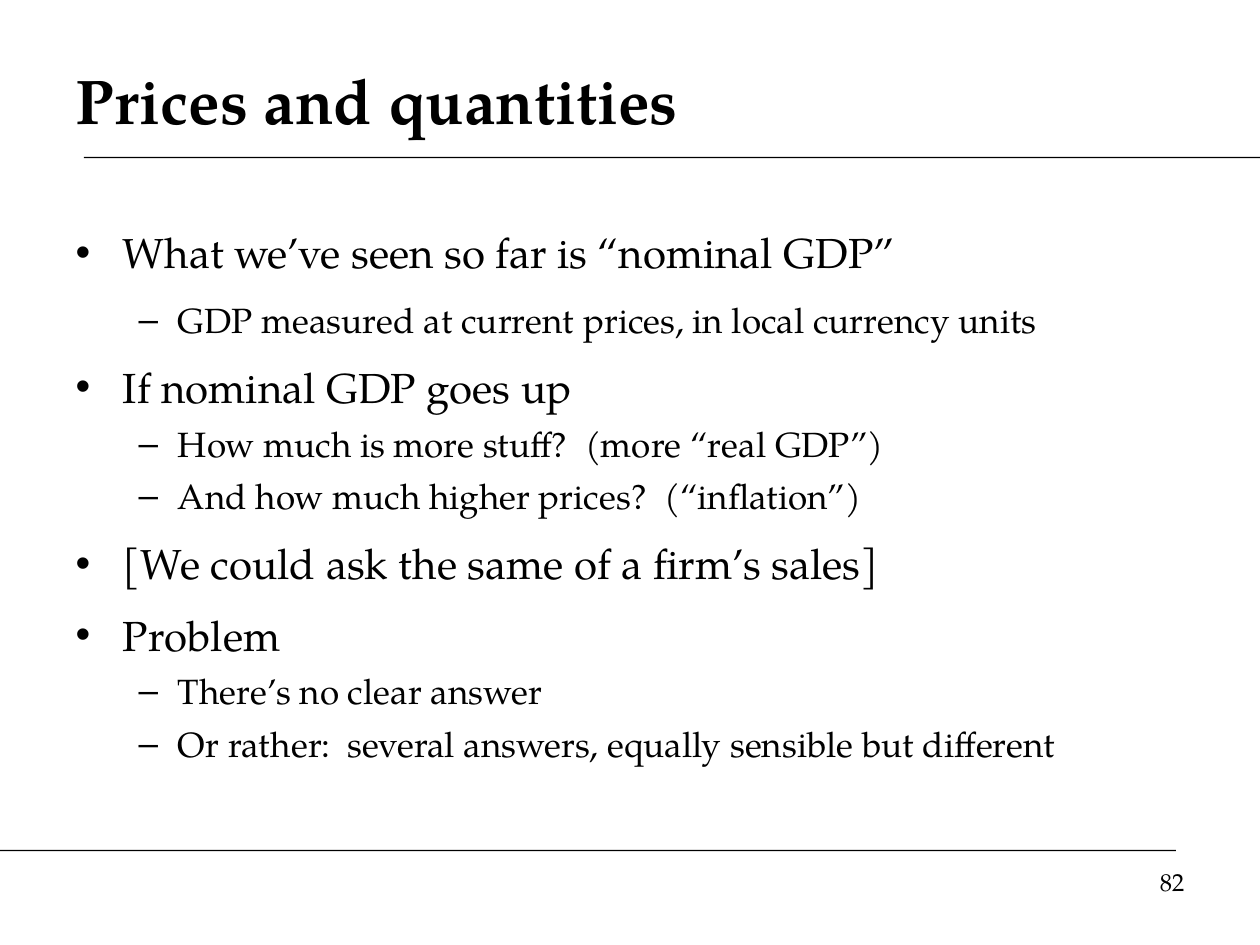
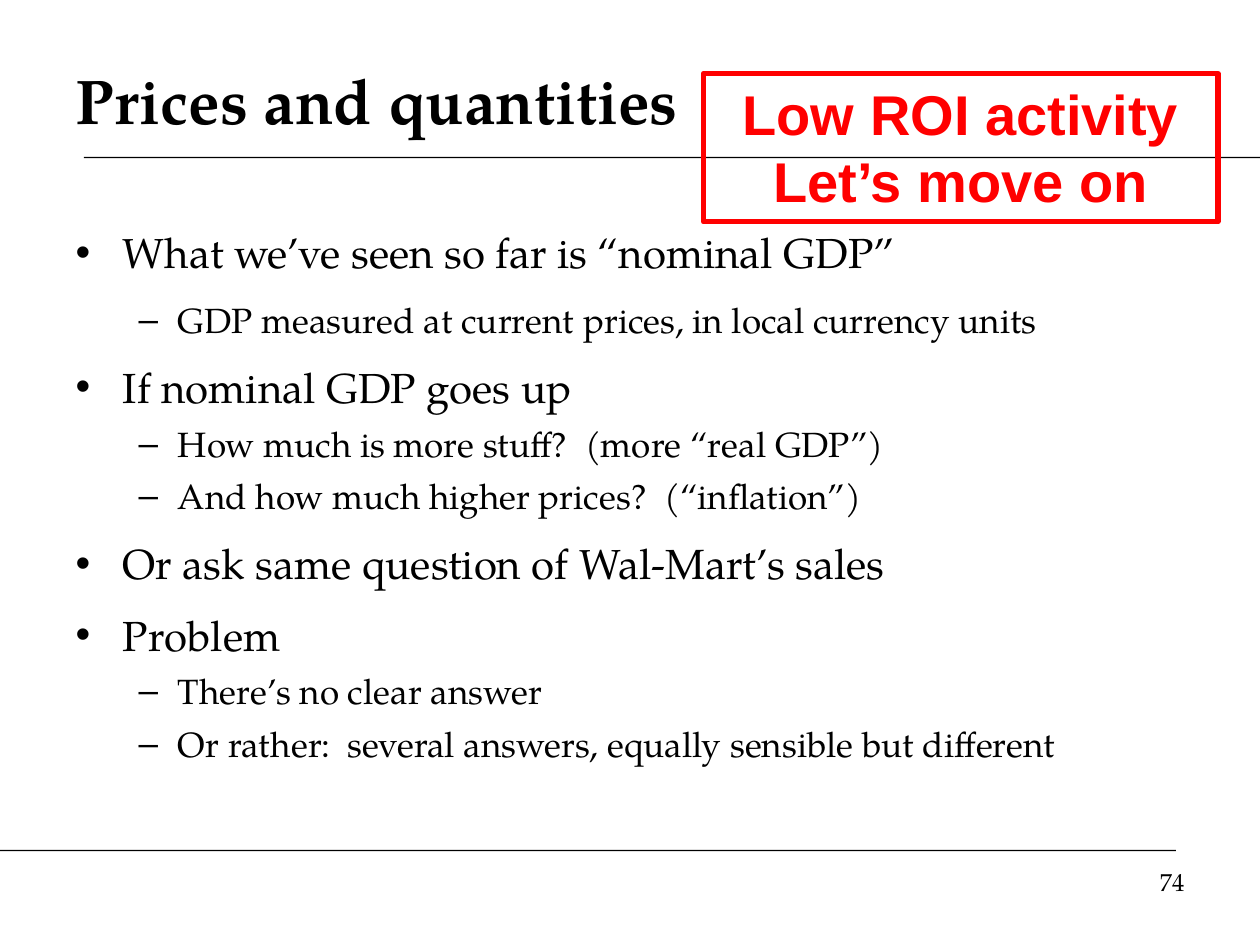
Before and after one commit to DaveBackus/Global_Economy, a slide deck: slide 74 of Slides/slides_intro_f14.pptx (slide 82 before the commit). Drawn at 1260x945 pixels with LibreOffice and Linux fonts; fonts in the diff are those of the drawing. Boxes give left, top, right and bottom in pixels: in the first picture for what was removed or moved away, otherwise in the second. Text is boxed around its words. In the diff, an @@ line names an element or a change of style, - is before the commit and + after.

```diff
--- a/Slides/slides_intro_f14.pptx
+++ b/Slides/slides_intro_f14.pptx
@@ rectangle added at box(703, 73, 1217, 222), outline #FF0000 3 pt, 32 pt, text #FF0000, bold @@
+Low ROI activity
+Let’s move on
@@ text at box(123, 548, 884, 591): text changed @@
-• [We could ask the same of a firm’s sales]
+• Or ask same question of Wal-Mart’s sales
@@ page number at box(1160, 874, 1185, 891): text changed @@
-82
+74
```
Also in this commit, not shown: 38 other slides changed, 2 slides added, 11 slides removed, 14 other files.
